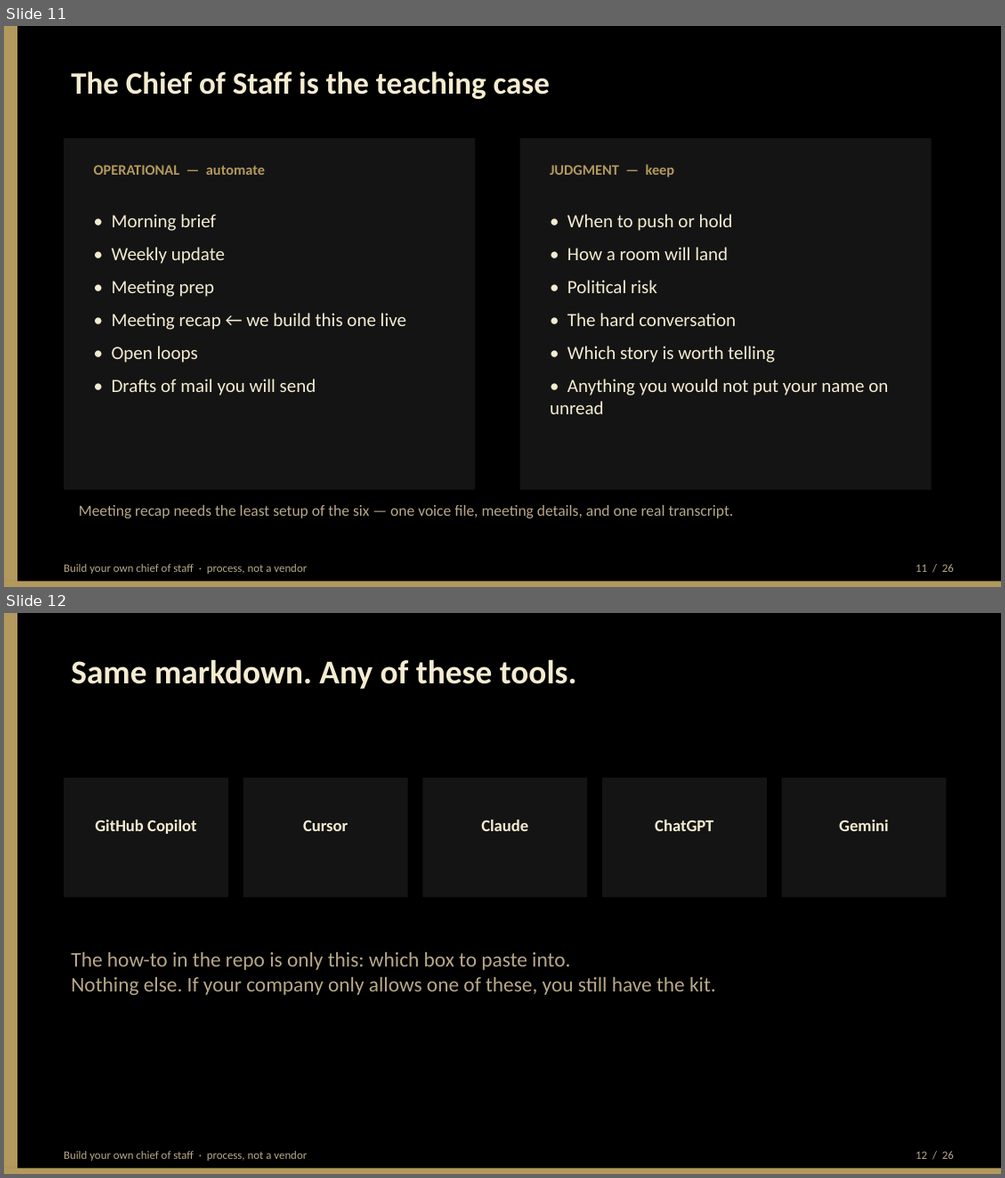
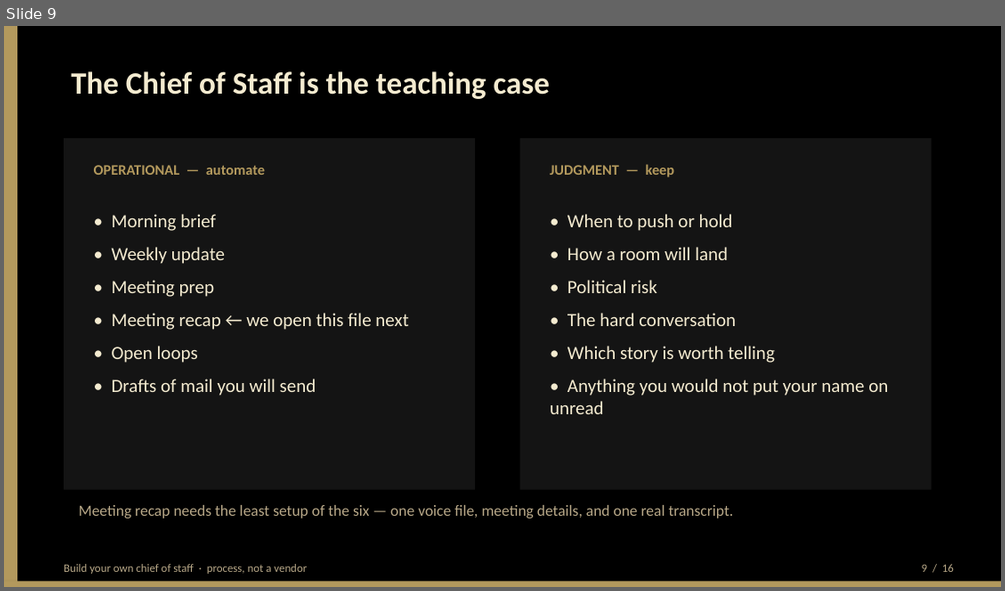
Before and after one commit to BittahCriminal/build-your-own-chief-of-staff, a slide deck: slides/building-your-own-chief-of-staff.pptx. Shown one above the other, each under a label of ours: slides 11 and 12 before the commit, slide 9 after it. The pictures are 1005x1178 and 1005x591 pixels, drawn with LibreOffice and Linux fonts; fonts in the diff are those of the drawing. Boxes give left, top, right and bottom in pixels: in the first picture for what was removed or moved away, otherwise in the second. Text is boxed around its words. In the diff, an @@ line names an element or a change of style, - is before the commit and + after.

Commit message:
Cut the 30-minute deck so the talk leaves slides for GitHub.
Twenty-six slides left no time to open the kit; the method already lives in the markdown.

```diff
--- a/slides/building-your-own-chief-of-staff.pptx
+++ b/slides/building-your-own-chief-of-staff.pptx
@@ slide 12 removed at <box>4,613,1001,1174</box>, background #FFFFFF @@
@@ rectangle removed at <box>4,613,1001,1174</box> @@
@@ rectangle removed at <box>4,613,17,1174</box> @@
@@ text removed at <box>71,659,577,689</box> @@
-Same markdown. Any of these tools.
@@ rectangle removed at <box>64,778,228,897</box> @@
@@ rectangle removed at <box>243,778,408,897</box> @@
@@ rectangle removed at <box>423,778,587,897</box> @@
@@ rectangle removed at <box>602,778,767,897</box> @@
@@ rectangle removed at <box>782,778,947,897</box> @@
@@ text removed at <box>95,819,196,834</box> @@
-GitHub Copilot
@@ text removed at <box>303,819,348,831</box> @@
-Cursor
@@ text removed at <box>481,819,528,831</box> @@
-Claude
@@ text removed at <box>655,819,713,831</box> @@
-ChatGPT
@@ text removed at <box>839,819,888,831</box> @@
-Gemini
@@ text removed at <box>71,952,716,995</box> @@
-The how-to in the repo is only this: which box to paste into.
-Nothing else. If your company only allows one of these, you still have the kit.
@@ rectangle removed at <box>4,1167,1001,1174</box> @@
@@ text removed at <box>64,1151,307,1160</box> @@
-Build your own chief of staff · process, not a vendor
@@ text removed at <box>915,1151,954,1159</box> @@
-12 / 26
@@ what was slide 11 is now slide 9 @@
@@ slide 9 changed as well @@
@@ text at <box>112,313,408,329</box>: text changed @@
-• Meeting recap ← we build this one live
+• Meeting recap ← we open this file next
@@ text at <box>922,564,954,572</box>: text changed @@
-11 / 26
+9 / 16
```
Also in this commit, not shown: 14 other slides changed, 1 slide added, 10 other slides removed, 4 other files.
